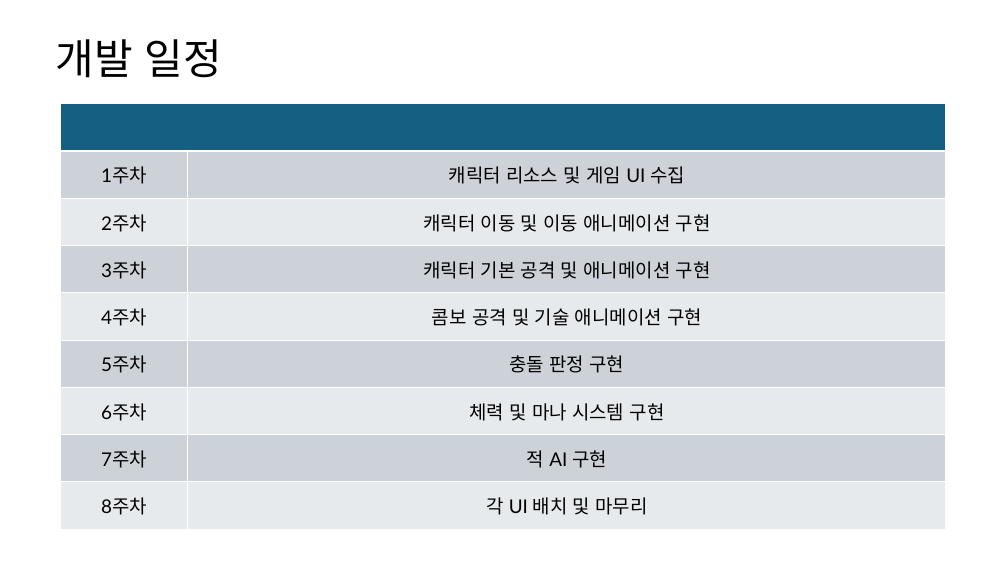
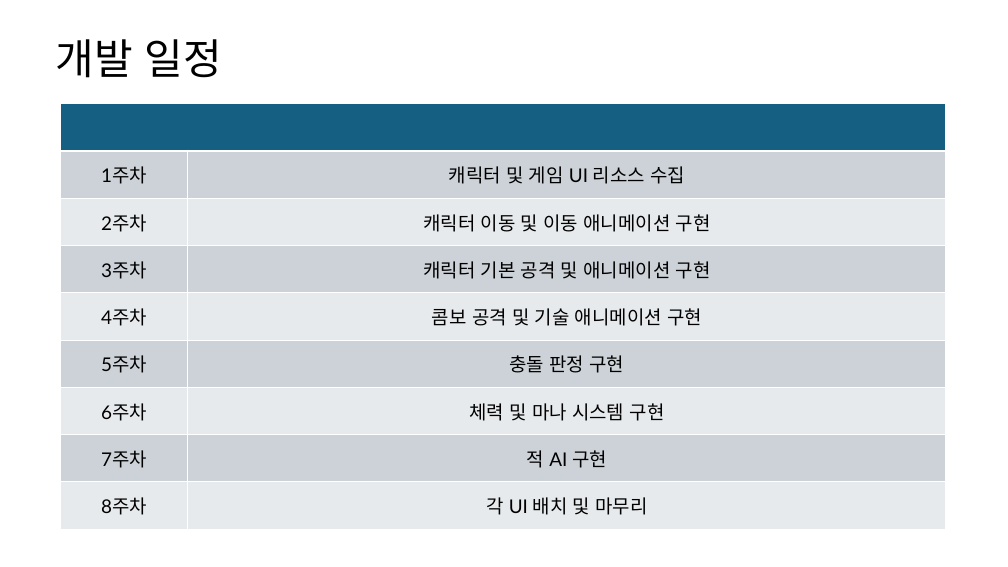
Before and after one commit to Yoolmoomoo/2DGP_TermProject, a slide deck: slide 5 of 2DGP_1차발표_2021184041_양주호.pptx. Drawn at 1008x567 pixels with LibreOffice and Linux fonts; fonts in the diff are those of the drawing. Boxes give left, top, right and bottom in pixels: in the first picture for what was removed or moved away, otherwise in the second. Text is boxed around its words. In the diff, an @@ line names an element or a change of style, - is before the commit and + after.

```diff
--- a/2DGP_1차발표_2021184041_양주호.pptx
+++ b/2DGP_1차발표_2021184041_양주호.pptx
@@ table at (60, 104, 947, 529) @@
-row 2, column 2: 캐릭터 리소스 및 게임 UI 수집
+row 2, column 2: 캐릭터 및 게임 UI 리소스 수집
```
Also in this commit, not shown: 2 other files.
